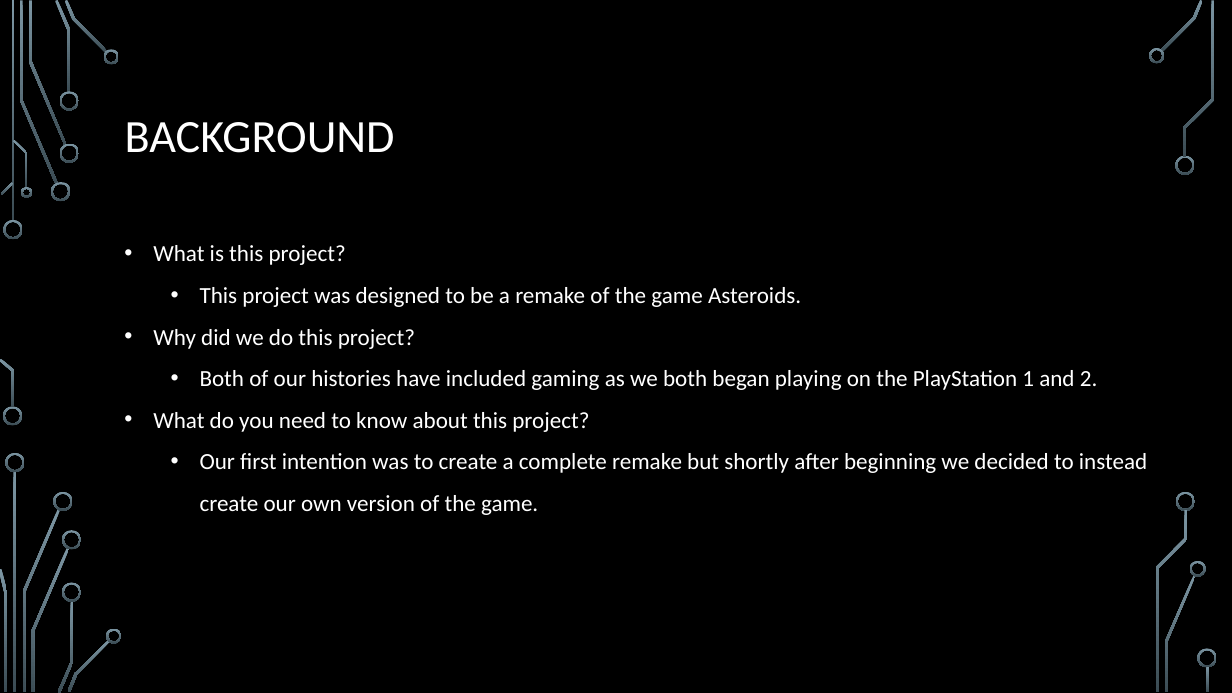
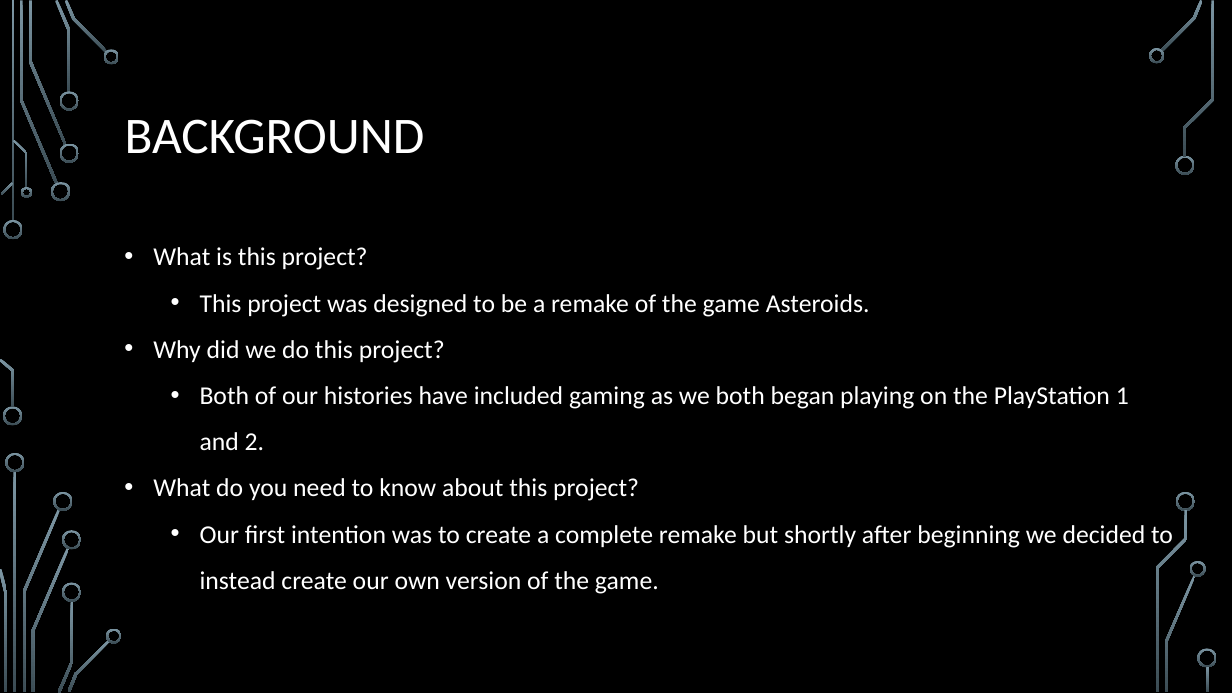
Before and after one commit to phiglump/Asteroids, a slide deck: slide 2 of CLASTEROIDS Powerpoint.pptx. Drawn at 1232x693 pixels with LibreOffice and Linux fonts; fonts in the diff are those of the drawing; background and template pictures are left out. Boxes give left, top, right and bottom in pixels: in the first picture for what was removed or moved away, otherwise in the second. Text is boxed around its words. In the diff, an @@ line names an element or a change of style, - is before the commit and + after.

```diff
--- a/CLASTEROIDS Powerpoint.pptx
+++ b/CLASTEROIDS Powerpoint.pptx
@@ title "BACKGROUND" at <box>125,119,425,154</box>: size 36 to 40 pt @@
@@ text "What is this project?" at <box>153,247,1173,594</box>: size 18 to 20 pt @@
```
Also in this commit, not shown: 5 other slides changed.
